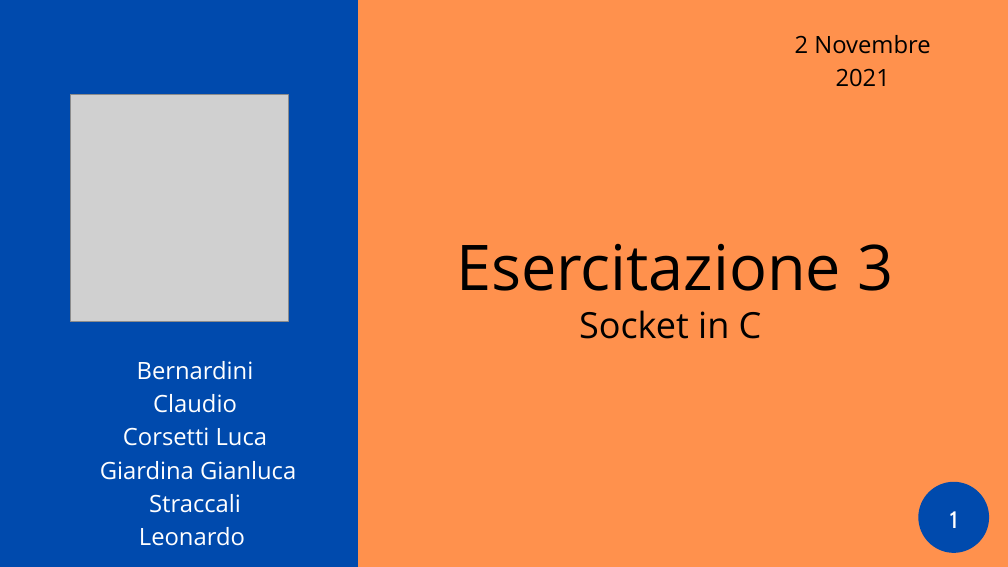
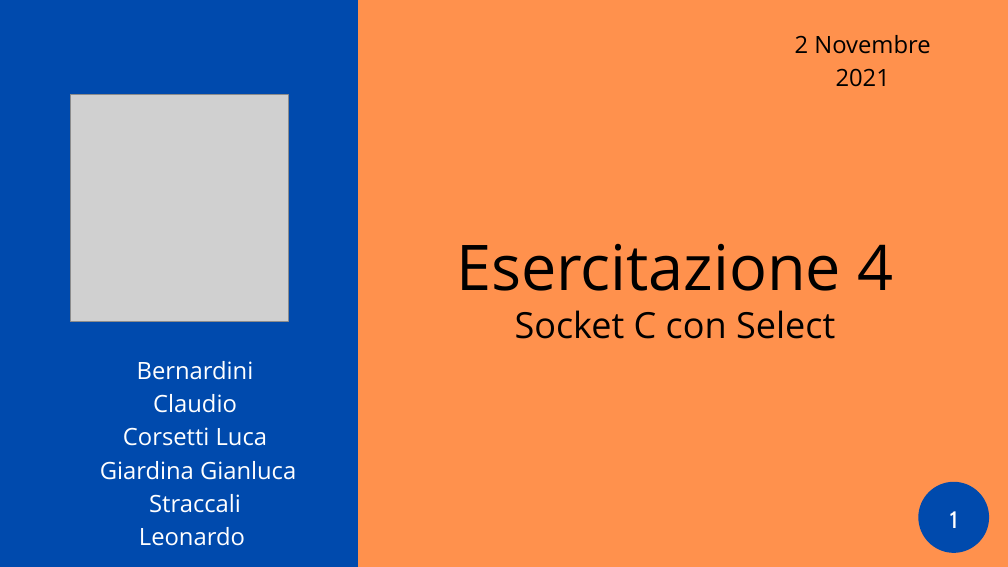
Before and after one commit to ilcors-dev/gruppo-reti, a slide deck: slide 1 of esercitazione_4/documents/Esercitazione 4.pptx. Drawn at 1008x567 pixels with LibreOffice and Linux fonts; fonts in the diff are those of the drawing; grey boxes stand for pictures. Boxes give left, top, right and bottom in pixels: in the first picture for what was removed or moved away, otherwise in the second. Text is boxed around its words. In the diff, an @@ line names an element or a change of style, - is before the commit and + after.

```diff
--- a/esercitazione_4/documents/Esercitazione 4.pptx
+++ b/esercitazione_4/documents/Esercitazione 4.pptx
@@ text at (x1=456, y1=244, x2=894, y2=291): text changed @@
-Esercitazione 3
+Esercitazione 4
@@ text at (x1=515, y1=310, x2=835, y2=339): text changed @@
-Socket in C
+Socket C con Select
```
Also in this commit, not shown: 7 other slides changed.
